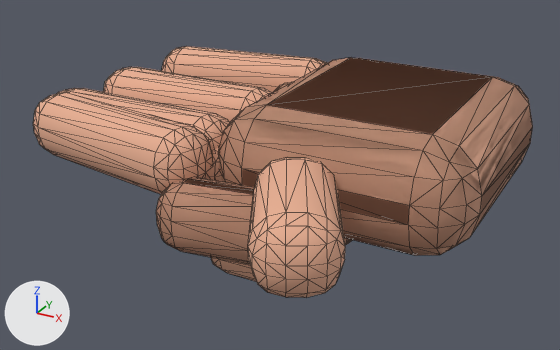
An edit to the glTF model app/tower/figuren/haende.glb, drawn before and after from the same camera.
Camera for both pictures: a camera (50 mm lens) standing at (0.057, -0.287, 0.118) and looking at (-0.092, -0.016, -0.017). Arrows for +X, +Y and +Z are at lower left; the lights stay in place. The older version comes first. Mesh edges are drawn as thin lines.

In view in the first picture: 'hand_faust', 'hand_offen', 'hand_zeigen'.
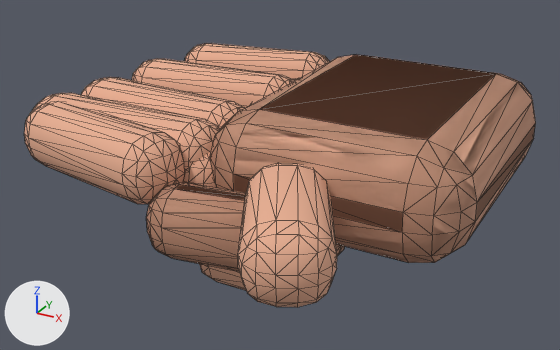
The change, as a list of edits to the scene's bpy script:
```text
Change me_hand_faust:
    used by ob_hand_faust; location = (0.0, 0.0, 0.0)
    remove me_hand_faust.from_pydata(...)  # 768 vertices, 1504 faces; spans x -0.128..0.0005, y -0.0812..0.059, z -0.053..0.023
    add me_hand_faust.from_pydata(...)  # 960 vertices, 1880 faces; spans x -0.128..0.0005, y -0.0872..0.065, z -0.053..0.023
    me_hand_faust part 1: the loose piece of 96 vertices spanning x -0.128..-0.096, y -0.054..-0.026, z -0.046..0.006 is moved by (0.0, -0.008, 0.0)
    me_hand_faust part 2: the loose piece of 96 vertices spanning x -0.111..-0.061, y -0.054..-0.026, z -0.053..-0.027 is moved by (0.0, -0.008, 0.0)
    me_hand_faust part 3: the loose piece of 96 vertices spanning x -0.111..-0.061, y -0.014..0.014, z -0.053..-0.027 is moved by (0.0, -0.016, 0.0)
    me_hand_faust part 4: the loose piece of 96 vertices spanning x -0.1155..-0.0605, y -0.0812..-0.0508, z -0.03..-0.002 is moved by (0.0, -0.006, 0.0)
    me_hand_faust part 5: the loose piece of 96 vertices spanning x -0.1045..0.0005, y -0.059..0.059, z -0.023..0.023 is rebuilt with 96 vertices and now spans x -0.1045..0.0005, y -0.065..0.065, z -0.023..0.023
    other edits to the shape of me_hand_faust do not show in these pictures
Change me_hand_offen:
    used by ob_hand_offen; location = (0.0, 0.0, 0.0)
    remove me_hand_offen.from_pydata(...)  # 480 vertices, 940 faces; spans x -0.198..0.0, y -0.114..0.071, z -0.023..0.023
    add me_hand_offen.from_pydata(...)  # 576 vertices, 1128 faces; spans x -0.196..0.0, y -0.12..0.082, z -0.023..0.023
    me_hand_offen part 6: the loose piece of 96 vertices spanning x -0.104..0.0, y -0.059..0.059, z -0.023..0.023 is multiplied about its middle by the matrix ((1.0, 0.0, 0.0), (0.0, 1.121, 0.0), (0.0, 0.0, 1.0))
    me_hand_offen part 7: the loose piece of 96 vertices spanning x -0.197..-0.103, y -0.071..-0.033, z -0.014..0.014 is multiplied about its middle by the matrix ((0.859, 0.048, 0.0), (0.0, 0.996, 0.0), (0.0, 0.0, 1.0)), then moved by (0.0, -0.011, 0.0)
    me_hand_offen part 8: the loose piece of 96 vertices spanning x -0.198..-0.103, y -0.014..0.014, z -0.014..0.014 is turned -3.5 degrees about the z axis through its middle and scaled by 0.956, then moved by (0.0, -0.021, 0.0)
    me_hand_offen part 9: the loose piece of 96 vertices spanning x -0.197..-0.103, y 0.033..0.071, z -0.014..0.014 is turned -5.5 degrees about the z axis through its middle and scaled by 0.956, then moved by (0.0, -0.031, 0.0)
    me_hand_offen part 10: the loose piece of 96 vertices spanning x -0.197..-0.103, y 0.033..0.071, z -0.014..0.014 is copied, and the copy is multiplied about its middle by the matrix ((0.859, -0.048, 0.0), (0.0, 0.996, 0.0), (0.0, 0.0, 1.0)), then moved by (0.0, 0.011, 0.0); it spans x -0.191..-0.109, y 0.044..0.082, z -0.014..0.014
    me_hand_offen part 11: the loose piece of 96 vertices spanning x -0.074..-0.026, y -0.114..-0.05, z -0.014..0.014 is moved by (0.0, -0.006, 0.0)
Change me_hand_zeigen:
    used by ob_hand_zeigen; location = (0.0, 0.0, 0.0)
    remove me_hand_zeigen.from_pydata(...)  # 672 vertices, 1316 faces; spans x -0.198..0.0, y -0.081..0.059, z -0.053..0.023
    add me_hand_zeigen.from_pydata(...)  # 864 vertices, 1692 faces; spans x -0.198..0.0, y -0.087..0.065, z -0.053..0.023
    me_hand_zeigen part 12: the loose piece of 96 vertices spanning x -0.198..-0.103, y -0.054..-0.026, z -0.014..0.014 is moved by (0.0, -0.008, 0.0)
    other edits to the shape of me_hand_zeigen do not show in these pictures
```

Changed parts and their boxes [x1, y1, x2, y2] in the pictures (560 x 350 px; the box of a moved part takes in the faces that stretch with it):
'hand_offen', reshaped: before [33, 46, 345, 298]; after [24, 43, 536, 307]
'hand_faust', reshaped: before [156, 57, 533, 281]; after [146, 78, 345, 290]
'hand_zeigen', reshaped: before [58, 88, 230, 152]; after [32, 93, 220, 170]
part 1 of me_hand_faust, moved or reshaped (mostly hidden before): before [209, 148, 223, 181]; after [183, 152, 215, 187]
part 2 of me_hand_faust, moved or reshaped: before [211, 257, 256, 281]; after [199, 264, 246, 290]
part 3 of me_hand_faust, moved or reshaped (mostly hidden): before [344, 238, 352, 245]; after [336, 244, 345, 256]
part 4 of me_hand_faust, moved or reshaped: before [156, 178, 255, 265]; after [146, 182, 246, 272]
part 5 of me_hand_faust, rebuilt (not visible afterwards): before [218, 57, 533, 255]
part 6 of me_hand_offen, moved or reshaped (not visible before): after [210, 55, 536, 263]
part 7 of me_hand_offen, moved or reshaped: before [33, 92, 213, 194]; after [24, 101, 185, 204]
part 8 of me_hand_offen, moved or reshaped: before [103, 67, 273, 122]; after [81, 77, 245, 129]
part 9 of me_hand_offen, moved or reshaped: before [162, 46, 327, 92]; after [132, 59, 294, 107]
part 10 of me_hand_offen, added (beige): after [185, 43, 330, 79]
part 11 of me_hand_offen, moved or reshaped: before [248, 157, 345, 298]; after [238, 163, 337, 307]
